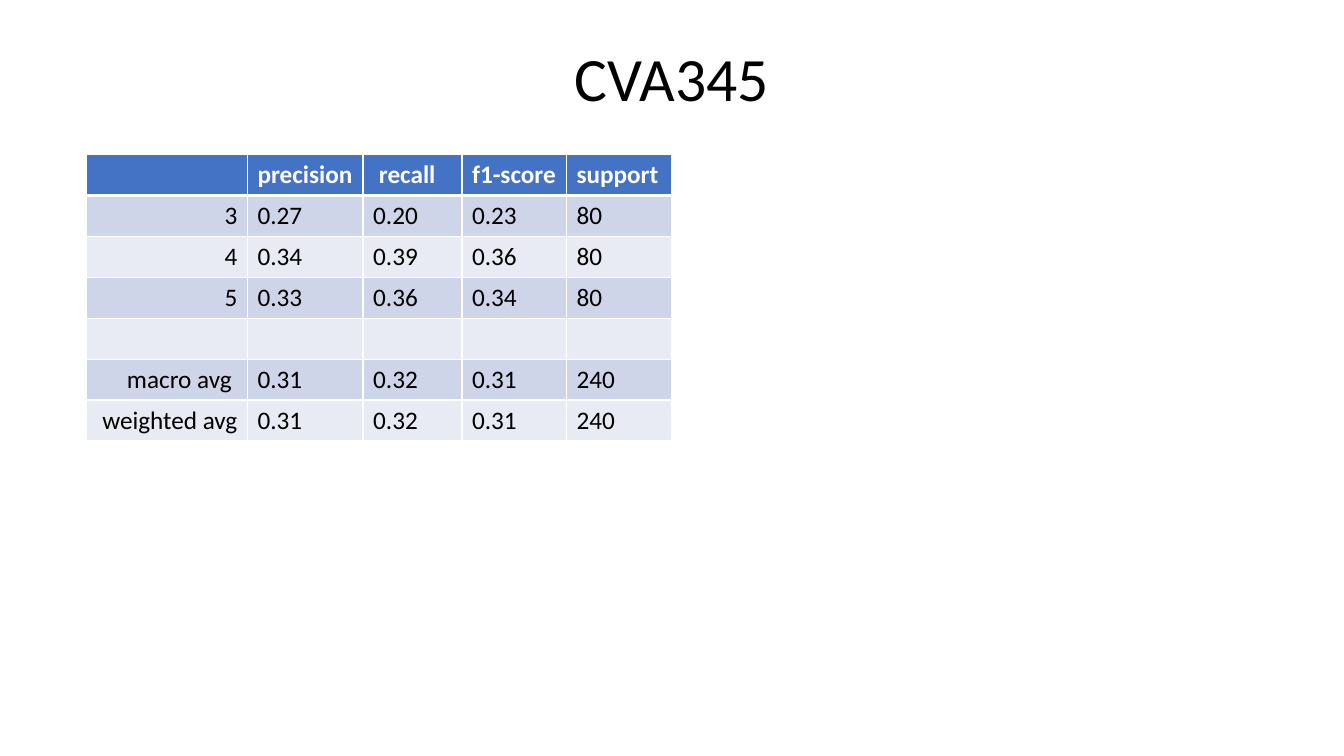
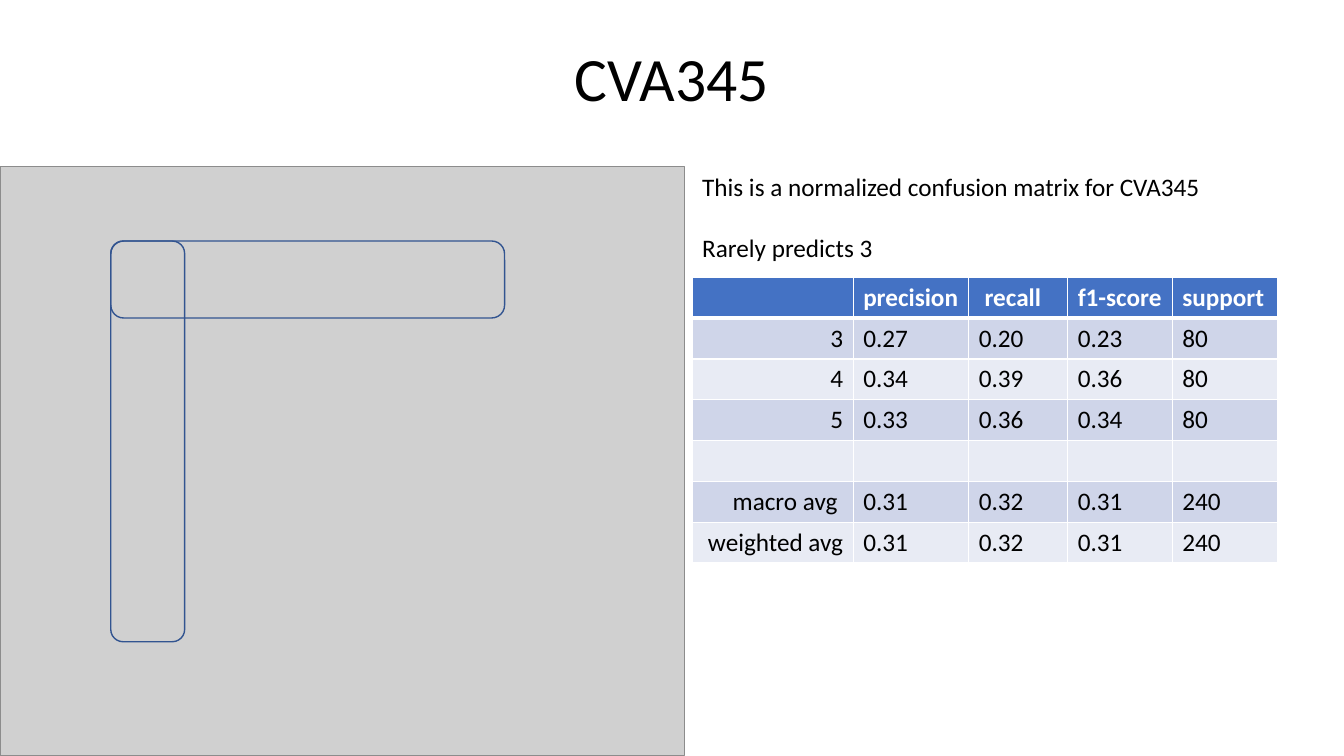
Before and after one commit to UnfairWraith/CN345, a slide deck: slide 17 of MLAI mini project.pptx (slide 19 before the commit). Drawn at 1344x756 pixels with LibreOffice and Linux fonts; fonts in the diff are those of the drawing; grey boxes stand for pictures. Boxes give left, top, right and bottom in pixels: in the first picture for what was removed or moved away, otherwise in the second. Text is boxed around its words. In the diff, an @@ line names an element or a change of style, - is before the commit and + after.

```diff
--- a/MLAI mini project.pptx
+++ b/MLAI mini project.pptx
@@ picture added at <box>0,166,685,756</box> @@
@@ text added at <box>702,178,1199,261</box>, 18 pt, text #000000 @@
+This is a normalized confusion matrix for CVA345
+Rarely predicts 3
@@ rounded rectangle added at <box>111,241,505,318</box>, outline #325491 1 pt @@
@@ rounded rectangle added at <box>111,241,185,642</box>, outline #325491 1 pt @@
@@ table: place and size @@
-table at <box>87,155,674,441</box>
+table at <box>693,277,1279,563</box>
```
Also in this commit, not shown: 2 other slides changed, 11 slides added, 2 slides removed, 4 other files.
